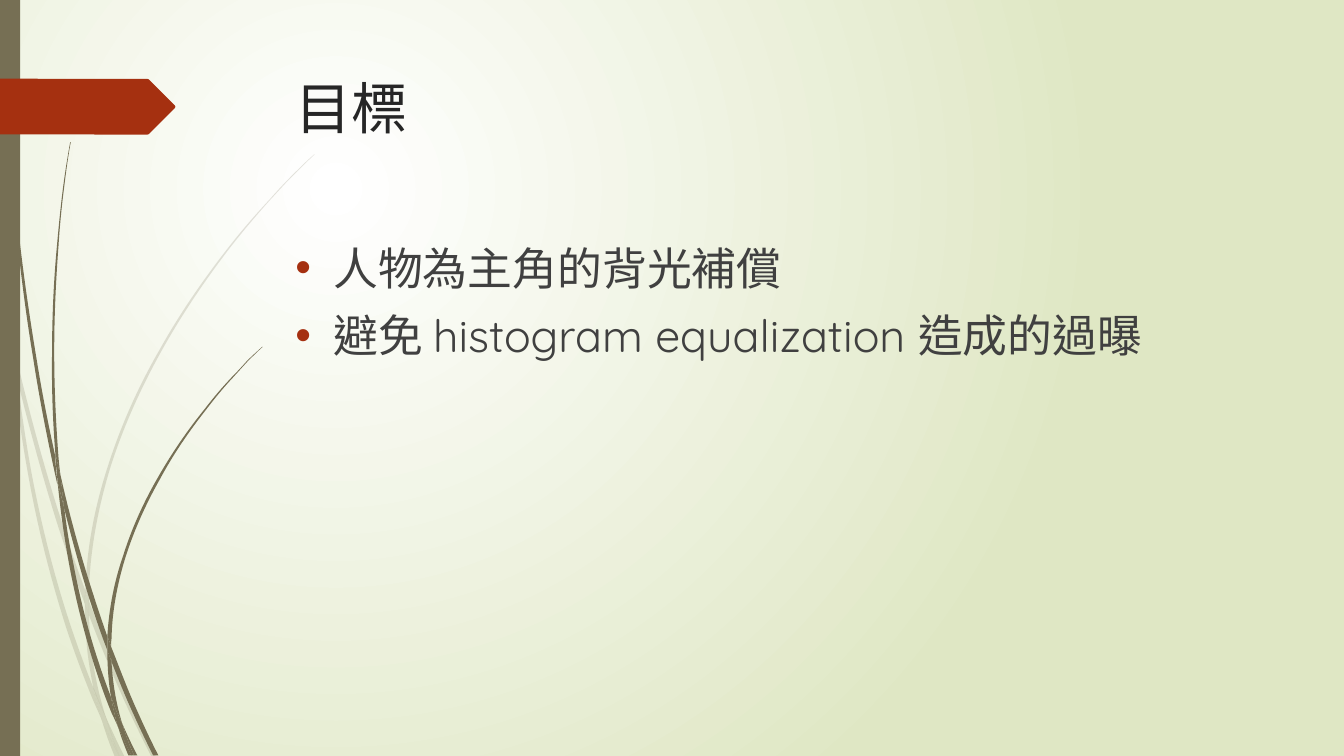
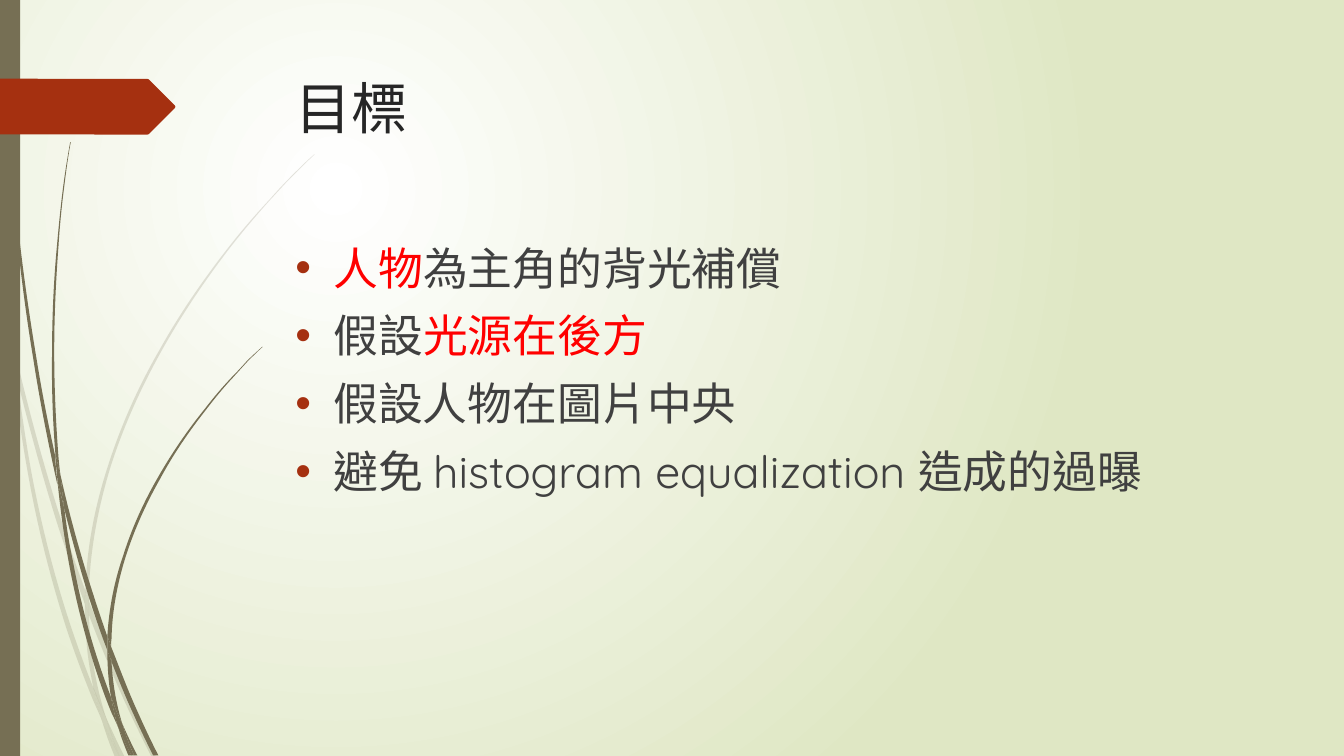
Before and after one commit to tedio85/Image-Processing-Final, a slide deck: slide 2 of DIP – Final Project.pptx. Drawn at 1344x756 pixels with LibreOffice and Linux fonts; fonts in the diff are those of the drawing. Boxes give left, top, right and bottom in pixels: in the first picture for what was removed or moved away, otherwise in the second. Text is boxed around its words. In the diff, an @@ line names an element or a change of style, - is before the commit and + after.

```diff
--- a/DIP – Final Project.pptx
+++ b/DIP – Final Project.pptx
@@ text at box(333, 247, 781, 289): text colour #404040 to #FF0000 in "人物為主角的背光補償" @@
@@ text at box(333, 314, 736, 424): paragraphs added @@
+• 假設光源在後方
+• 假設人物在圖片中央
```
Also in this commit, not shown: 2 other files.
